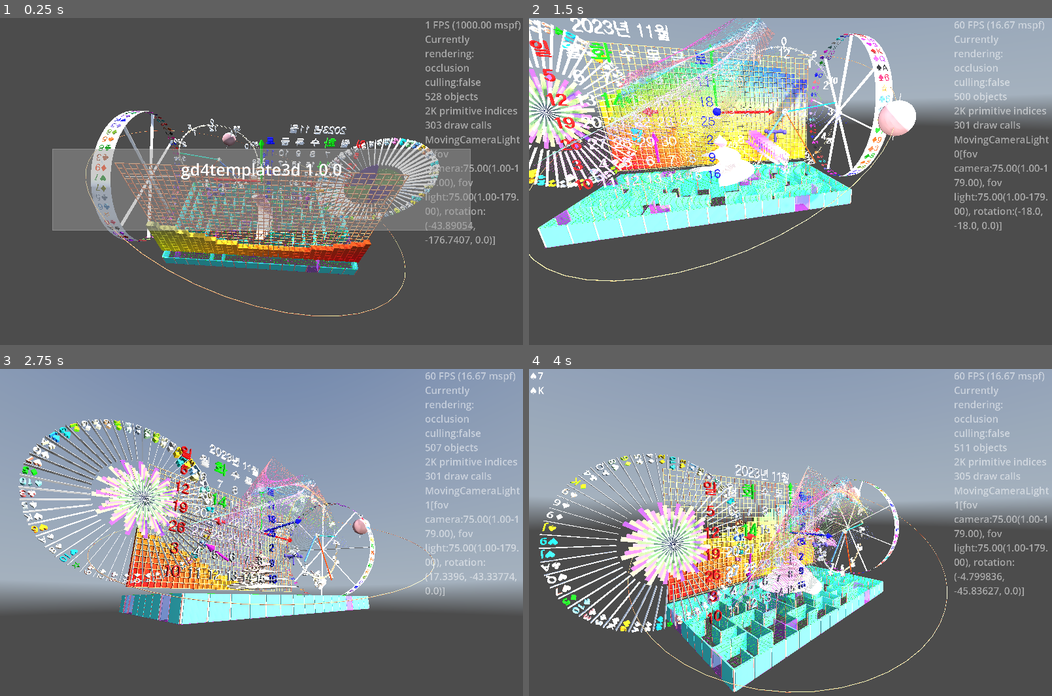
Above: before the commit, frames 1-4 (two rows, left to right).
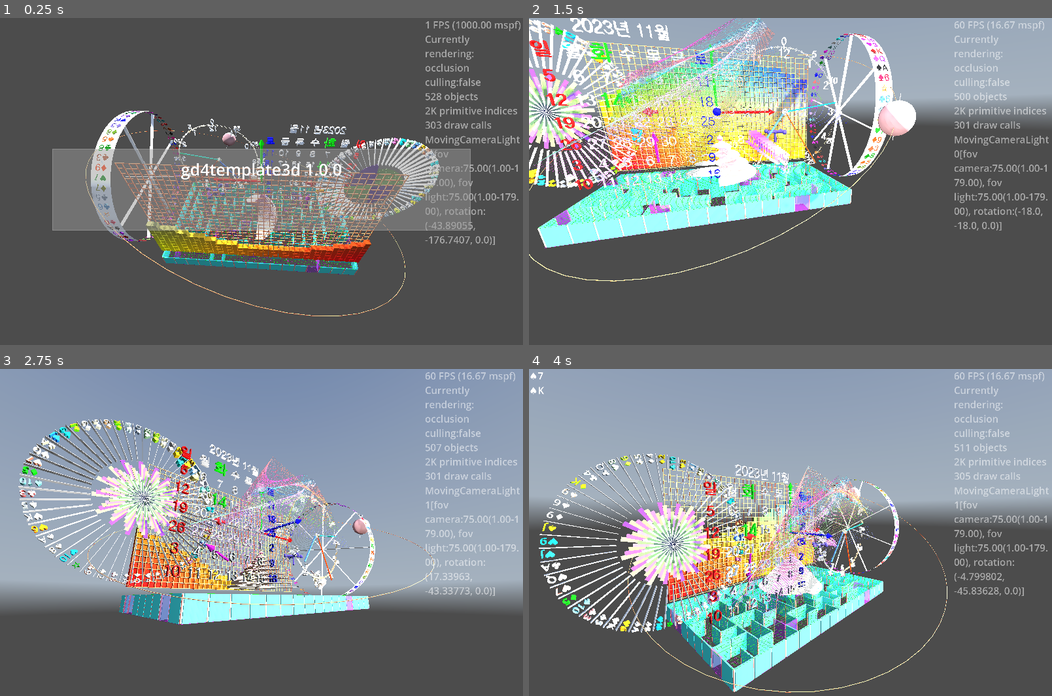
Above: after the commit, the same moments.

Repository: kasworld/gd4template3d
Game: Godot game, scene res://main.tscn
Two runs of this game, one before a commit and one after it. Both use one fixed random seed, a clock stepped at 60 frames per second and the inputs below. A sky picture missing from this copy of the repository is replaced by a grey-blue gradient.
Inputs (mouse positions are in pixels of both pictures, inside the frame that each line leads up to):
- Up to frame 1 (0.25 s): no input
- Up to frame 2 (1.5 s): tap Enter at 0.5 s; move the mouse to (905, 165) at 0.52 s; hold Right 0.53-1.28 s; tap Q at 0.6 s; click (905, 165) at 0.67 s; move the mouse to (685, 197) at 1.27 s; hold Down from 1.28 s (still down); tap E at 1.35 s
- Up to frame 3 (2.75 s): move the mouse to (313, 460) at 2.02 s; release Down at 2.03 s; hold Right from 2.03 s (still down); tap Enter at 2.1 s
- Up to frame 4 (4 s): move the mouse to (764, 597) at 2.77 s; release Right at 2.78 s; hold Up 2.78-3.53 s; tap Q at 2.85 s; click (764, 597) at 2.92 s; move the mouse to (947, 581) at 3.52 s; hold Left from 3.53 s (still down); tap E at 3.6 s

The runs differ from the first frame. In frame 1, 0.2% of the frame differs, in the area x 18-91%, y 34-76%; in frame 2, 0.3%; in frame 3, 0.6%, in the area x 6-99%, y 32-77%; in frame 4, 0.3%.

Commit message:
animate 방법 변경 OrbitSphere animate_rotate, WaveGauge animate_wave

Diff:
--- a/main.gd
+++ b/main.gd
@@ -239,19 +239,20 @@
 	sp.material_override.albedo_texture = sv.get_texture()
 	$DemoContainer.add_child(sp)
 
+var orbit_sphere :OrbitSphere
 func orbit_demo() -> void:
 	var diagonal_length := WorldSize.length()/2
 	var a120 := PI*2/3
 	var a30 := PI/6
 	var axis1 := Vector3.UP.rotated(Vector3.RIGHT, a30)
-	var os :OrbitSphere = preload("res://orbit_sphere/orbit_sphere.tscn").instantiate()
+	orbit_sphere = preload("res://orbit_sphere/orbit_sphere.tscn").instantiate()
 	var mat1 := StandardMaterial3D.new()
 	mat1.albedo_color = random_color()
 	var mat2 := StandardMaterial3D.new()
 	mat2.albedo_color = random_color()
-	os.궤도설정(diagonal_length*1.1, 1.0/3, axis1, a120*2).구설정(2, 1, Vector3.UP).구재질설정(mat2).궤도재질설정(mat1)
+	orbit_sphere.궤도설정(diagonal_length*1.1, 1.0/3, axis1, a120*2).구설정(2, 1, Vector3.UP).구재질설정(mat2).궤도재질설정(mat1)
 	#os.position = WorldSize/2
-	$DemoContainer.add_child(os)
+	$DemoContainer.add_child(orbit_sphere)
 
 func calendar_demo() -> void:
 	var ca :Calendar3D = preload("res://calendar3d/calendar_3d.tscn").instantiate(
@@ -293,15 +294,17 @@
 	return NamedColorList.color_list.pick_random()[0]
 
 
-func _process(_delta: float) -> void:
+func _process(delta: float) -> void:
+	var now := Time.get_unix_time_from_system()
 	label_demo()
-	$WaveGauge.animate_wave()
+	$WaveGauge.animate_wave(now)
 	wheel.장식돌리기()
 	wheel.선택된cell강조상태켜기()
-	bartree.rotate_tree_bar_y(0.1)
+	bartree.rotate_tree_bar_y(delta*10)
+	orbit_sphere.animate_rotate(now, delta)
 
 	main_animation.handle_animation()
-	var t := Time.get_unix_time_from_system() /2.3
+	var t := now /2.3
 	if $MovingCameraLightHober.is_current_camera():
 		$MovingCameraLightHober.move_hober_around_z(t, Vector3.ZERO, (WorldSize.x+WorldSize.y)/2, WorldSize.length()*0.6 )
 	elif $MovingCameraLightAround.is_current_camera():
--- a/orbit_sphere/orbit_sphere.gd
+++ b/orbit_sphere/orbit_sphere.gd
@@ -65,8 +65,12 @@
 func get_sphere() -> MeshInstance3D:
 	return $Sphere
 
-func _process(delta: float) -> void:
-	var t := Time.get_unix_time_from_system() *공전속도 + 공전시작각도
+## now : Time.get_unix_time_from_system()
+func animate_rotate(now :float, delta: float) -> void:
+	var t := now *공전속도 + 공전시작각도
 	var r := 궤도반지름
 	$Sphere.position = Vector3( sin(t)*r, 0, cos(t)*r )
 	$Sphere.rotate(자전축, delta*자전속도)
+
+#func _process(delta: float) -> void:
+	#var t := Time.get_unix_time_from_system() *공전속도 + 공전시작각도
--- a/wave_gauge/wave_gauge.gd
+++ b/wave_gauge/wave_gauge.gd
@@ -37,8 +37,8 @@
 	for bg in gauge_list:
 		bg.set_visible_rate(rate)
 
-func animate_wave(speed1 :float =2, speed2:float=3, len1 :float = PI, len2 :float = PI) -> void:
-	var now := Time.get_unix_time_from_system()
+## now : Time.get_unix_time_from_system()
+func animate_wave(now:float, speed1 :float =2, speed2:float=3, len1 :float = PI, len2 :float = PI) -> void:
 	var nowspeed1 := now*speed1
 	var nowspeed2 := now*speed2
 	var len1x := len1 / count.x
